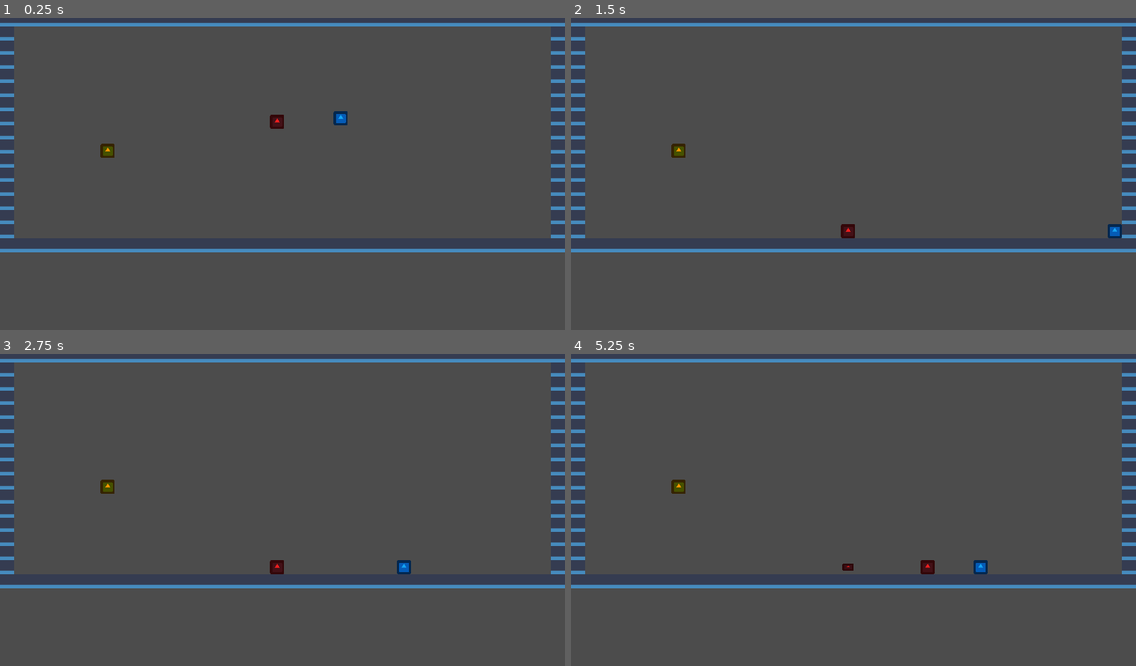
Above: before the commit, frames 1-4 (two rows, left to right).
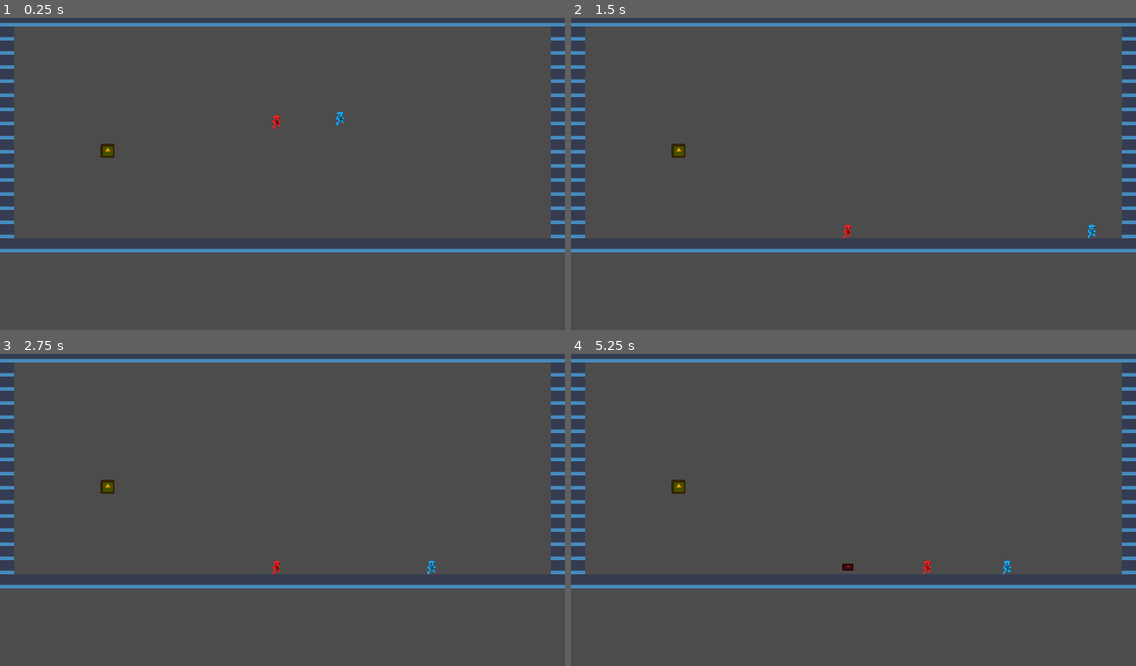
Above: after the commit, the same moments.

Repository: JUB-Yoush/wizgun-project
Game: Godot game, scene res://src/stage/Main.tscn
Same seed, same stepped clock (60 frames per second), same inputs: the game is played once before the commit and once after it. The engine's default icon, where the game draws it, is replaced by a stand-in: a white triangle on a blue panel in a dark square.
Inputs:
- Up to frame 1 (0.25 s): no input
- Up to frame 2 (1.5 s): hold Right (p1_right) from 0.53 s (still down); tap . (p1_gun) at 0.6 s; tap , (p1_jump) at 0.77 s; tap / (p1_sword) at 1.35 s
- Up to frame 3 (2.75 s): tap , (p1_jump) at 1.52 s; tap Enter at 2 s; release Right (p1_right) at 2.03 s; hold Left (p1_left) from 2.03 s (still down); tap S (p2_down) at 2.1 s
- Up to frame 4 (5.25 s): release Left (p1_left) at 2.78 s; hold Right (p1_right) 2.78-4.28 s; tap B (p2_gun) at 2.85 s; tap , (p1_jump) at 3.02, 3.77, 4.52 s; tap A (p2_left) at 3.6 s; hold Left (p1_left) 4.28-5.03 s; tap D (p2_right) at 4.35 s; hold Right (p1_right) from 5.03 s (still down); tap N (p2_sword) at 5.1 s

The runs differ from the first frame. In frame 1, 0.2% of the frame differs, in the area x 47-62%, y 29-36%; in frame 2, 0.3%, in the area x 47-98%, y 66-71%; in frame 3, 0.3%; in frame 4, 0.3%.

Commit message:
idk if I can use a yeild for slash, put outside the state

Diff:
--- a/src/characters/base/Base.gd
+++ b/src/characters/base/Base.gd
@@ -27,7 +27,7 @@
 
 # MOVEMENT ----------------------------------------
 
-export var speed:float = 250.0
+export var speed:float = 200.0
 export var max_speed:Vector2 = Vector2(1500,1500)
 export var jump_str:float = 425.0
 export (float,0,1.0) var friction = 0.2
@@ -58,10 +58,16 @@
 var velocity_at_press:Vector2 = Vector2.ZERO
 var slash_time:int = 0
 export var slash_active_frames:int = 6
+export var slash_active_time:float = (59/60)
+#onready var slashActiveTimer: = get_tree().create_timer(slash_active_time)
+var sat_timer_started = false
 var slashed_in_jump:bool = false
 
 # SLASH ENDLAG --------------------------------
 export var slash_recovery_frames:int = 15
+export var slash_recovery_time:float = 15/60
+onready var slashRecoveryTimer: = get_tree().create_timer(slash_recovery_time)
+var srt_timer_started = false
 
 # HITSTOP ----------------------------------------
 var time_scale = 0.03
@@ -161,6 +167,9 @@
 	velocity = slashing_dir * slash_speed
 	velocity = move_and_slide(velocity,UP)
 
+	# var slashActiveTimer: = get_tree().create_timer(slash_active_time)
+	#yield(get_tree().create_timer(slash_active_time), "timeout")
+
 	slash_time += 1
 	if slash_time >= slash_active_frames:
 		slash_time = 0
--- a/src/characters/base/Base.tscn
+++ b/src/characters/base/Base.tscn
@@ -1,8 +1,11 @@
-[gd_scene load_steps=4 format=2]
+[gd_scene load_steps=5 format=2]
 
-[ext_resource path="res://icon.png" type="Texture" id=1]
+[ext_resource path="res://assets/tilesheet.png" type="Texture" id=1]
 [ext_resource path="res://src/characters/base/Base.gd" type="Script" id=2]
 [ext_resource path="res://src/characters/base/StandingHitbox.tres" type="Shape2D" id=4]
+
+[sub_resource type="Animation" id=1]
+resource_name = "run"
 
 [node name="Base" type="KinematicBody2D" groups=["player"]]
 collision_layer = 2
@@ -11,8 +14,12 @@
 ammo = 3
 
 [node name="Sprite" type="Sprite" parent="."]
-scale = Vector2( 0.25, 0.25 )
 texture = ExtResource( 1 )
+centered = false
+offset = Vector2( -8, -8 )
+hframes = 8
+region_enabled = true
+region_rect = Rect2( 0, 0, 128, 16 )
 
 [node name="Hitbox" type="CollisionShape2D" parent="."]
 shape = ExtResource( 4 )
@@ -26,3 +33,4 @@
 
 [node name="AnimationPlayer" type="AnimationPlayer" parent="."]
 root_node = NodePath("../Hitbox")
+anims/run = SubResource( 1 )
Binary file added: assets/tilesheet.png
Not shown, added: assets/tilesheet.png.import
Not shown, changed: todo.txt
